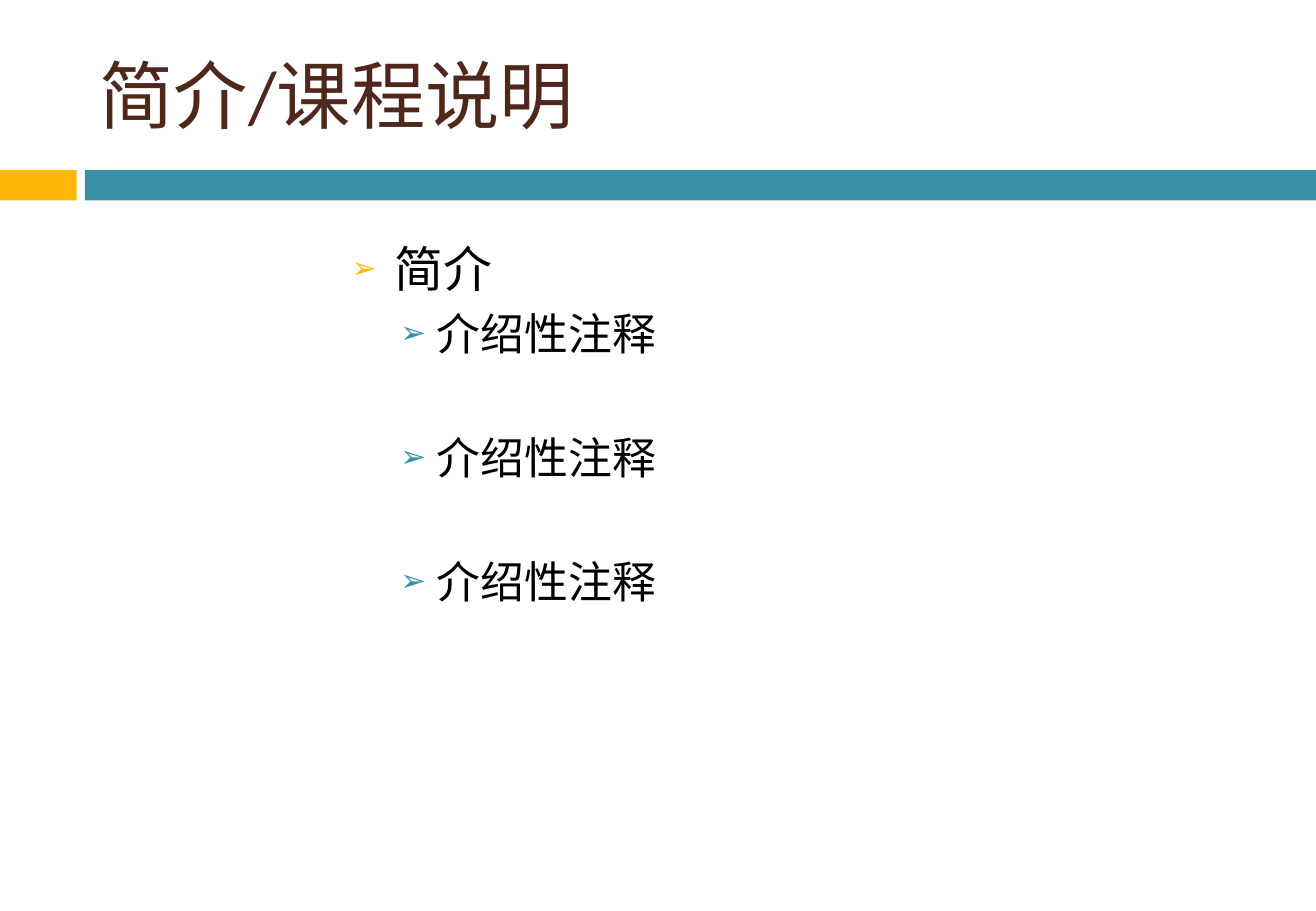
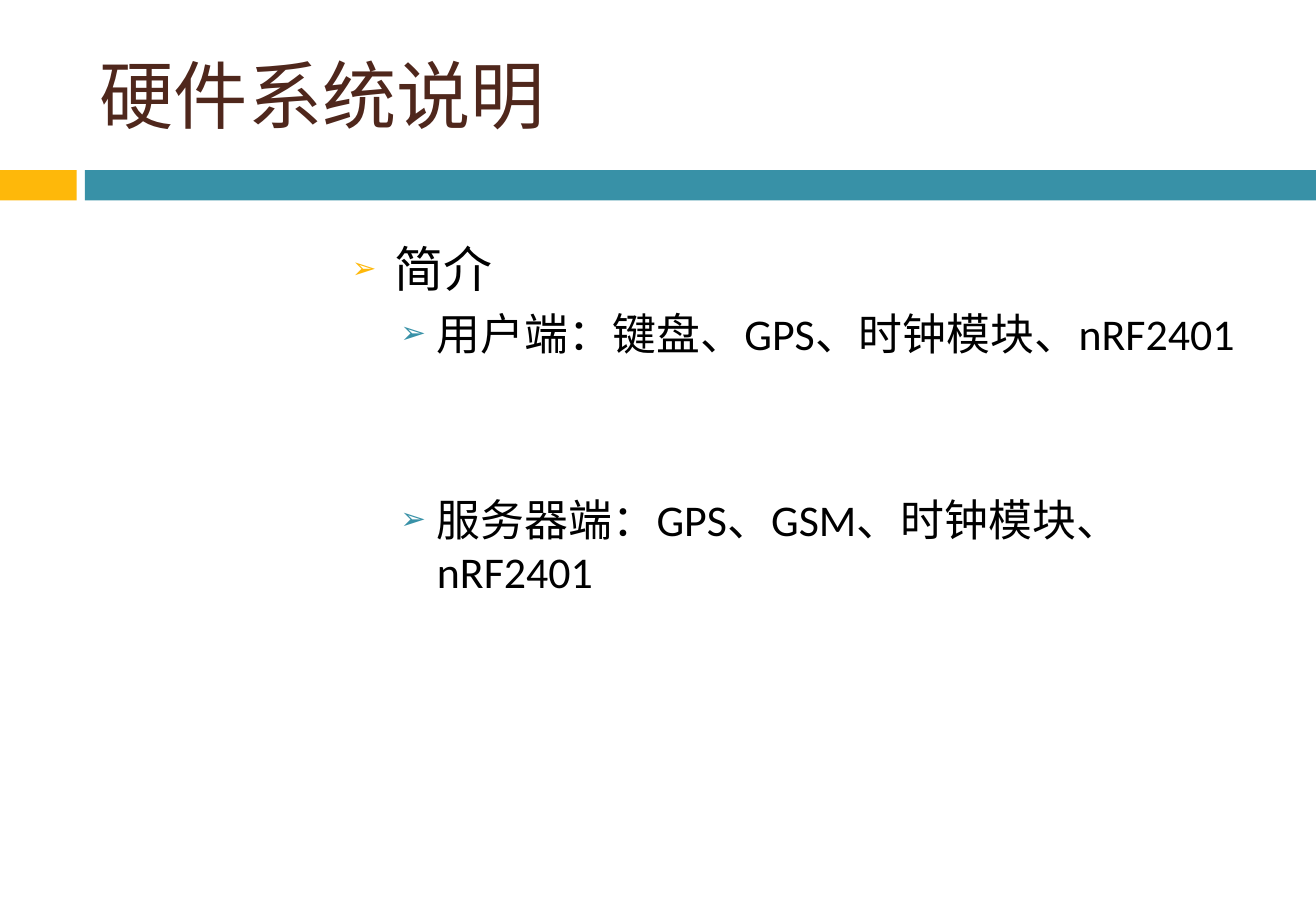
Before and after one commit to thomas-smith123/graduate-design-slave, a slide deck: slide 5 of 答辩.pptx. Drawn at 1316x911 pixels with LibreOffice and Linux fonts; fonts in the diff are those of the drawing; background and template pictures are left out. Boxes give left, top, right and bottom in pixels: in the first picture for what was removed or moved away, otherwise in the second. Text is boxed around its words. In the diff, an @@ line names an element or a change of style, - is before the commit and + after.

```diff
--- a/答辩.pptx
+++ b/答辩.pptx
@@ title at (x1=100, y1=60, x2=545, y2=130): text changed @@
-简介/课程说明
+硬件系统说明
@@ text at (x1=437, y1=313, x2=1235, y2=589): text changed @@
-  ➢ 介绍性注释
-  ➢ 介绍性注释
-  ➢ 介绍性注释
+  ➢ 用户端：键盘、GPS、时钟模块、nRF2401
+  ➢ 服务器端：GPS、GSM、时钟模块、nRF2401
```
Also in this commit, not shown: 6 slides added, 3 slides removed.
